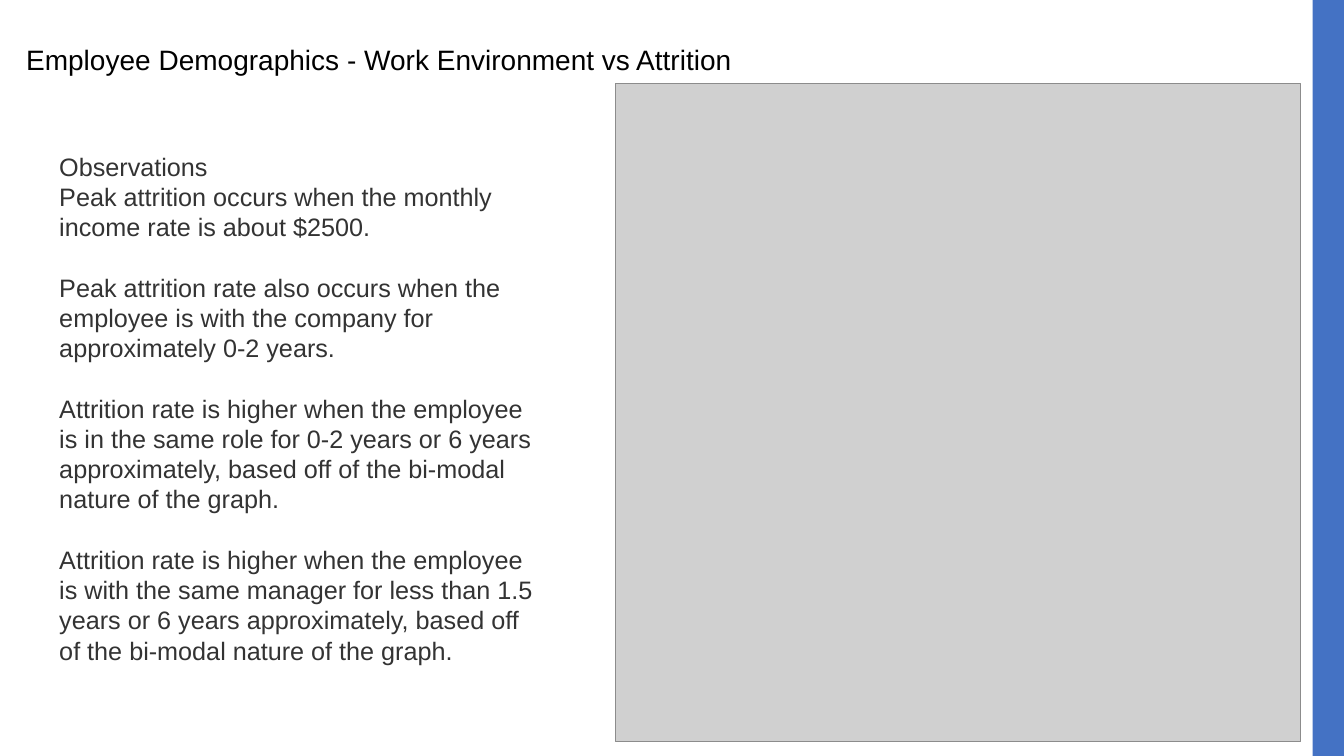
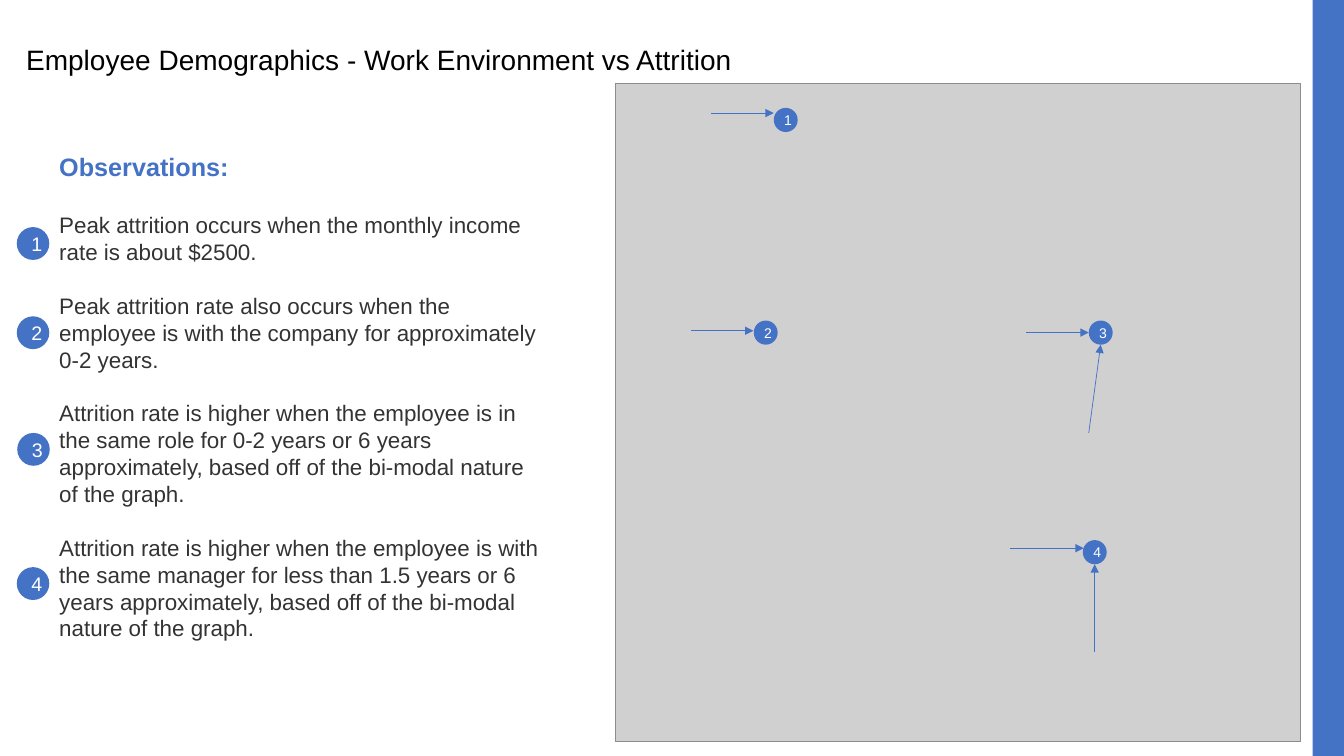
Before and after one commit to jbcroom/DS6306-MinerLeague-CaseStudy2, a slide deck: slide 8 of MinerLeague Presentation Case Study 2.pptx (slide 9 before the commit). Drawn at 1344x756 pixels with LibreOffice and Linux fonts; fonts in the diff are those of the drawing; grey boxes stand for pictures. Boxes give left, top, right and bottom in pixels: in the first picture for what was removed or moved away, otherwise in the second. Text is boxed around its words. In the diff, an @@ line names an element or a change of style, - is before the commit and + after.

```diff
--- a/MinerLeague Presentation Case Study 2.pptx
+++ b/MinerLeague Presentation Case Study 2.pptx
@@ arrow added from (712, 113) to (774, 113), #4472C4 0.5 pt @@
@@ ellipse added at (774,108,799,132), fill #4472C4, 10 pt, text #FFFFFF @@
+1
@@ text at (59,157,228,177): text changed; text colour #333333 to #4472C4; bold on @@
-Observations
+Observations:
@@ ellipse added at (17,227,49,260), fill #4472C4, 14 pt, text #FFFFFF @@
+1
@@ text at (59,216,538,641): size 18 to 16 pt @@
@@ ellipse added at (17,317,49,350), fill #4472C4, 14 pt, text #FFFFFF @@
+2
@@ ellipse added at (754,321,778,345), fill #4472C4, 10 pt, text #FFFFFF @@
+2
@@ ellipse added at (1089,321,1113,345), fill #4472C4, 10 pt, text #FFFFFF @@
+3
@@ arrow added from (692, 331) to (753, 331), #4472C4 0.5 pt @@
@@ arrow added from (1026, 333) to (1089, 333), #4472C4 0.5 pt @@
@@ arrow added from (1089, 434) to (1101, 345), #4472C4 0.5 pt @@
@@ ellipse added at (17,434,49,467), fill #4472C4, 14 pt, text #FFFFFF @@
+3
@@ ellipse added at (17,568,49,601), fill #4472C4, 14 pt, text #FFFFFF @@
+4
@@ arrow added from (1010, 548) to (1084, 548), #4472C4 0.5 pt @@
@@ ellipse added at (1083,540,1107,565), fill #4472C4, 10 pt, text #FFFFFF @@
+4
@@ arrow added from (1095, 651) to (1095, 565), #4472C4 0.5 pt @@
```
Also in this commit, not shown: 5 other slides changed, 1 slide added, 2 slides removed.
